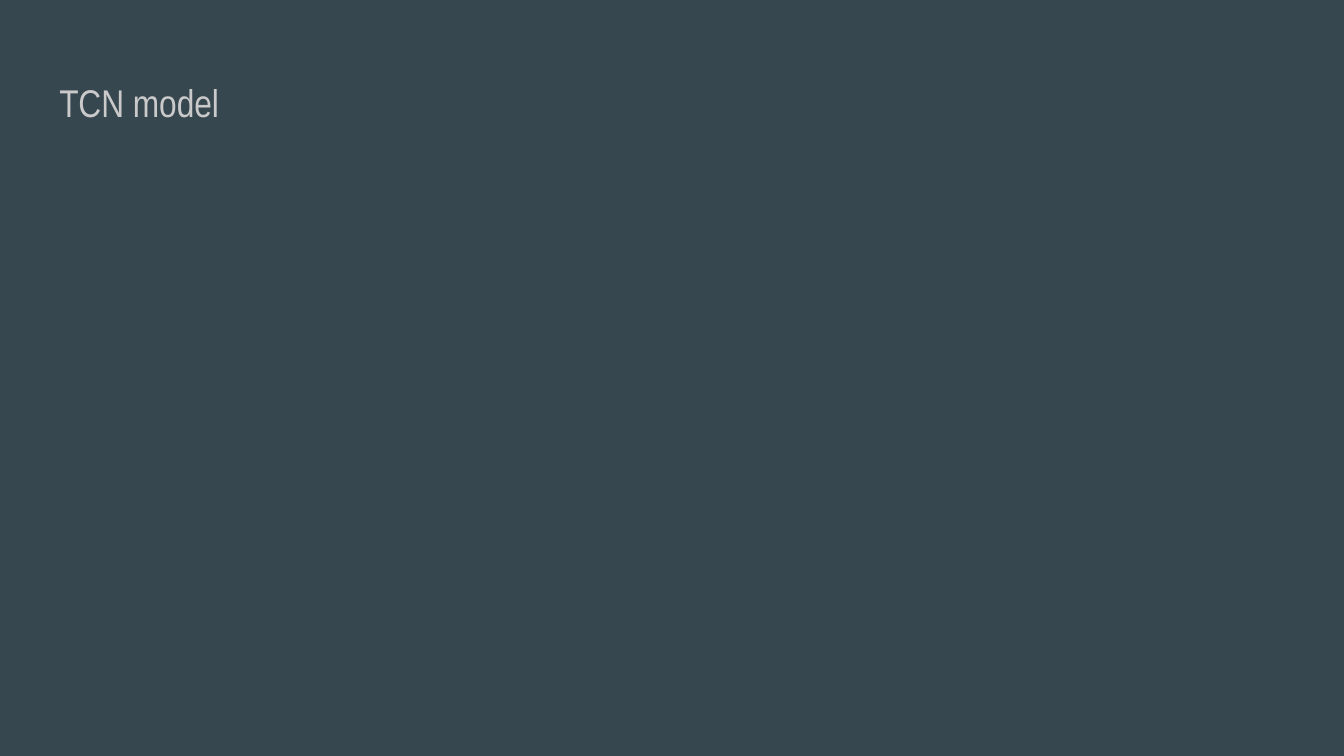
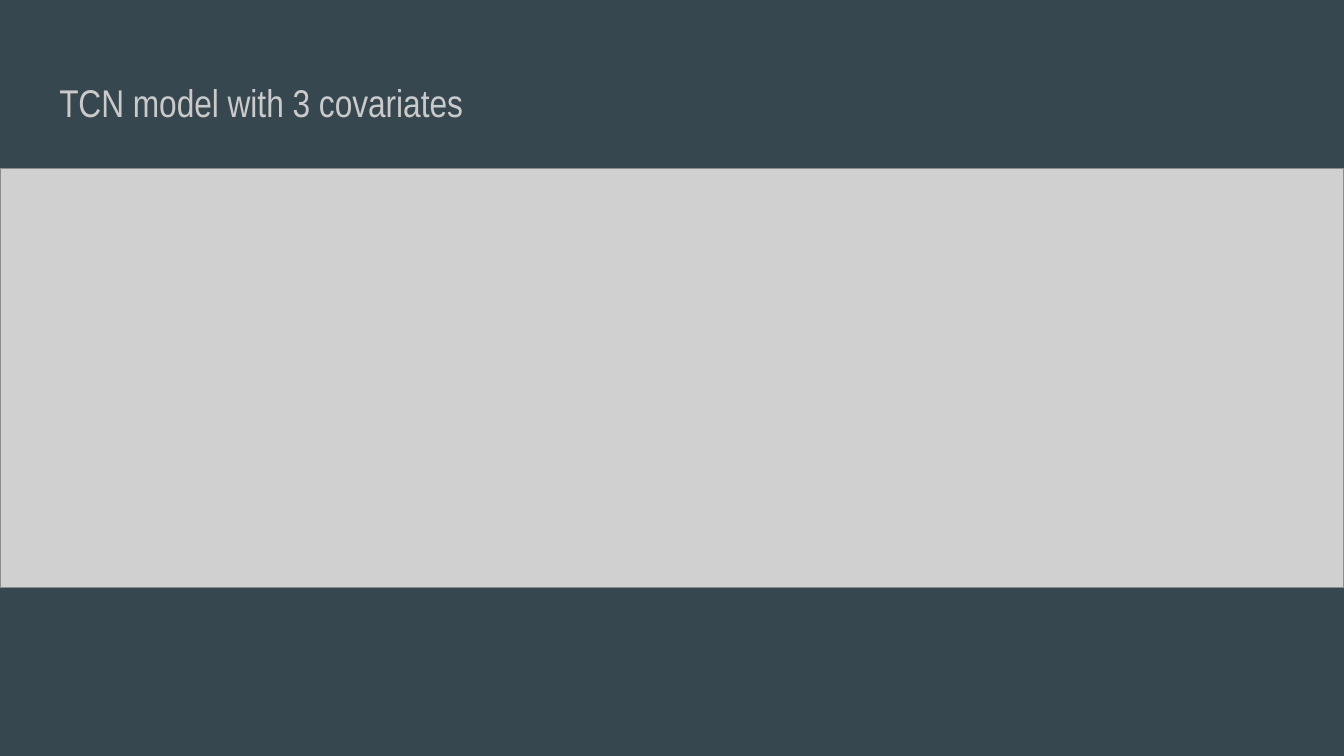
Before and after one commit to inaug22/capstone3, a slide deck: slide 10 of Capstone3Presentation.pptx. Drawn at 1344x756 pixels with LibreOffice and Linux fonts; fonts in the diff are those of the drawing; grey boxes stand for pictures. Boxes give left, top, right and bottom in pixels: in the first picture for what was removed or moved away, otherwise in the second. Text is boxed around its words. In the diff, an @@ line names an element or a change of style, - is before the commit and + after.

```diff
--- a/Capstone3Presentation.pptx
+++ b/Capstone3Presentation.pptx
@@ title at (59, 89, 463, 118): text changed @@
-TCN model
+TCN model with 3 covariates
@@ picture added at (0, 168, 1344, 587) @@
```
Also in this commit, not shown: 2 other slides changed.
